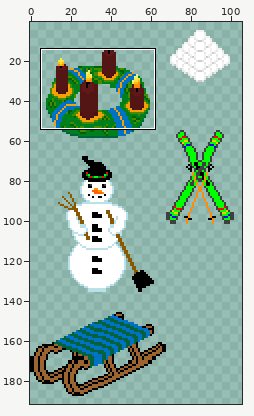
Two states of a sprite sheet, Assets/FuerWinter/Winterdeko.png. Above: a wide view before the commit, with the close-up outlined.
Close-up. First the earlier version:
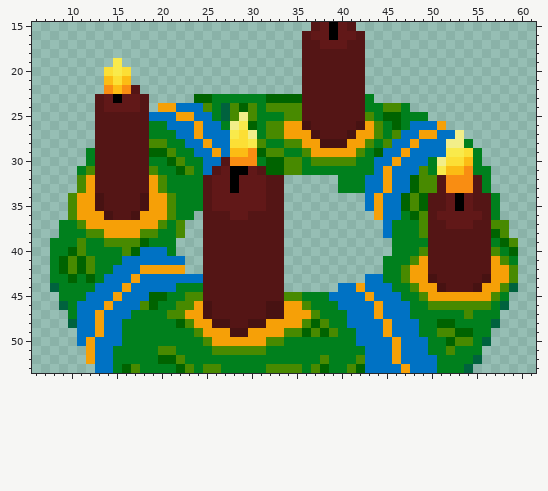
The file is 272x272 pixels. Colours within 5 levels of each other are drawn and written as one. Shown: x 6..61, y 15..53. The wide view leaves out empty margins.
Once edited:
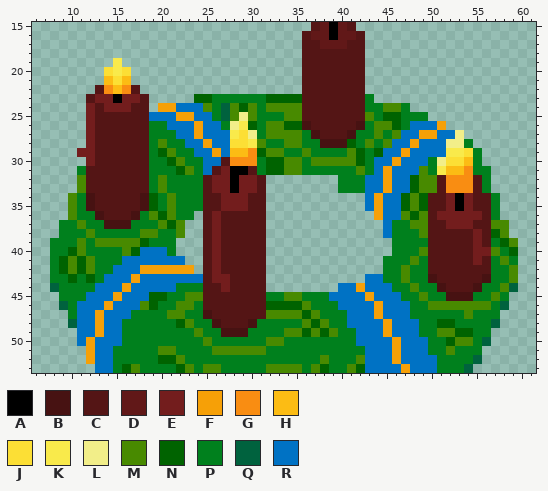
Palette (. is transparent): A #000000  B #471212  C #541515  D #611818  E #731d1d  F #f6a007  G #f98d12  H #fcbc14  J #fcdf35  K #f9ea4b  L #f2ee89  M #488a00  N #006300  P #00801d  Q #00623e  R #0072c4
Difference:
@@ x 6..61 @@
 21 ........HJH...................CCCCCCC...................
-22 ........GHGC..................CCCCCCC...................
-23 .......CDADDC.....NNPPPPPPNNNNCCCCCCCP..................
-24 .......CDDDDC.FFRRRMPQMNMPMMMMCCCCCCCPPMMP..............
-25 .......CCCCCCRRRFFRRPQMLMPPPMMCCCCCCCMPNNPPP............
-26 .......CCCCCCPPRRRFRRPLKNPMMFFBCCCCCBFMPNPRRRF..........
-27 .......CCCCCCPPPRRFRRRKJLPMMFFFBCCCBFFMPMRRFFRRL........
-28 .......CCCCCCMMPPRRFRRJJKMPPMMFFBBBFFMPMRRFRRRLLP.......
-29 ......PCCCCCCNNMPPRRFRHHGNMMPPMFFFFFMPNRRFRRRRKKJP......
-30 ......PCCCCCCPPNMPPRRCGGGPNNMMPMMMMMPPRRFRRRPLJJHP......
-31 .....PMCCCCCCMPPNMPRCDAADCNNMMPPPPPPPPRFRRRMPKHHGPP.....
-32 .....MFCCCCCCFMPPPPCDDADDDCC......PPPRRFRRNMMCGGGCP.....
-33 .....MFCCCCCCFMPPPPCDDADDDCC......PPPRRFRRNMMCGGGCP.....
-34 ....MFFBCCCCBFFMPPPCDDDDDDCC.........RFRRNMNCCDADCCP....
-35 ....MFFBCCCCBFFMPPPCDDDDDDCC.........RFRRNMNCCDADCCP....
-36 ....MFFFBCCBFFFMPP.CCCDDCCCC..........FRRPNMCDDDDDCP....
-37 ...PPMFFFFFFFFMPM..CCCCCCCCC...........RPPPMCCDDDCCMM...
-38 ...PPPMMFFFFMMPPM..CCCCCCCCC...........RPPPMCCCCCCCNM...
-39 ..PPPMPPMMMMNPPP...CCCCCCCCC............PPPPCCCCCCCPNM..
-40 ..PPNMPPPPMNRRRP...CCCCCCCCC............PPPMCCCCCCCMPN..
-41 ..PNMNMPPPRRRRRRR..CCCCCCCCC...........PPPMFCCCCCCCFMP..
-42 ..PNMNMPPRRRFFFFF..CCCCCCCCC...........PPMFFCCCCCCCFFM..
-43 ..PPNPNPRRRFRRRRRRRCCCCCCCCC.........RRPPMFFBCCCCCBFFM..
-44 ..QPPPPRRRFRRRRRPPPCCCCCCCCC......RRFRRRPPMFFBCCCBFFMQ..
-45 ...PPPRRRFRRRNNPPMMCCCCCCCCCMMPPPRRRRFRRRPPMFFFFFFFMP...
-46 ...QPRRRFRRRMNPPMMFBCCCCCCBBFFMPPPRRRRFRRRPPMMMMMMMPQ...
-47 ....PRRFRRRPPPPMMFFBCCCCCCBBFFFMPPPRRRFRRRPPPPPPMPPP....
-48 ....QRRFRRPPPPPPNMFFBBCCBBFFFFMNMPPRRRRFRRRPPNNPPPPQ....
-49 .....RRFRRPPPPPPPPMFFFBBFFFFMMNMNMPPRRRFRRRPPMMNNPP.....
-50 .....RFRRRPPPPPPPPPMFFFFFFMMPPPPPPPPRRRRFRRRPPNMMPQ.....
+22 .......CGHGC..................CCCCCCC...................
+23 ......CEEAEEC.....NNPPPPPPNNNNCCCCCCCP..................
+24 ......ECEEECC.FFRRRMPQMNMPMMMMCCCCCCCPPMMP..............
+25 ......ECCCCCCRRRFFRRPQMLMPPPMMCCCCCCCMPNNPPP............
+26 ......ECCCCCCPPRRRFRRPLKNPMMNNBCCCCCBPMMNPRRRF..........
+27 ......ECCCCCCPPPRRFRRRKJLPMMMMPBCCCBPPMPMRRFFRRL........
+28 ......ECCCCCCPMPPRRFRRJJKMPPMMPPBBBNPMPMRRFRRRLLP.......
+29 .....EECCCCCCPNMPPRRFRHHGNMMPPMPPPPMNPNRRFRRRRKKJP......
+30 ......ECCCCCCPPNMPPRRCGGGPNNMMPMMMMMNPRRFRRRPLJJHP......
+31 .....PCCCCCCCPPPNMPRCEAACPNNMMPPPPPPMPRFRRRMPKHHGPP.....
+32 .....MCCCCCCCPMPPPPCEEAEEC........PPPRRFRRNMMCGGGCP.....
+33 .....MCCCCCCCPMPPPPCEEAEEC........PPPRRFRRNMMCGGGCP.....
+34 ....MPBCCCCCBNPMPPPCCEEECC...........RFRRNMNCCEAECCP....
+35 ....MPBCCCCCBNPMPPPCCEEECC...........RFRRNMNCCEAECCP....
+36 ....MPPBCCCBPMNMPP.CECCCCC............FRRMNMCEEEEECP....
+37 ...PPMPPBBBPPPMNM..CECCCCC.............RPPMMCCEEECCMM...
+38 ...PPPMPPPPPMMPPM..CECCCCC.............RPPPMCCCCCECNM...
+39 ..PPPMPMMMMMNPPP...CECCCCC..............PPPPCCCCCECPNM..
+40 ..PPNMPPPPMNRRRP...CECCCCC..............PPPMCCCCCEEMPN..
+41 ..PNMNMPPPRRRRRRR..CECCCCC.............PPPMPCCCCCECPMP..
+42 ..PNMNMPPRRRFFFFFF.CECCCCC.............PPMPPCCCCCCCPPM..
+43 ..PPNPNPRRRFRRRRRRRCEECCCC...........RRPPMPPBCCCCCBPPM..
+44 ..QPPPPRRRFRRRRRPPPCCECCCC........RRFRRRPPMPPBCCCBPPMQ..
+45 ...PPPRRRFRRRNNPPMMCCCCCCCPPMMPPPRRRRFRRRPPMPPBBBPPMP...
+46 ...QPRRRFRRRMNPPMMPCCCCCCCNNNNMPPPRRRRFRRRPPMMMMMMMPQ...
+47 ....PRRFRRRPPPPMMPPBCCCCCCMMMMNMPPPRRRFRRRPPPPPPMPPP....
+48 ....QRRFRRPPPPPPNMPPBCCCBPPPPPMNMPPRRRRFRRRPPNNPPPPQ....
+49 .....RRFRRPPPPPPPPMPPBBBPPPPMMNMNMPPRRRFRRRPPMMNNPP.....
+50 .....RFRRRPPPPPPPPPMPPPPPPMMPPPPPPPPRRRRFRRRPPNMMPQ.....
 51 ......FRRPPPPPMMPPPPMMMMMMPPPPPPPPPPPRRRFRRRPPMPPP......
